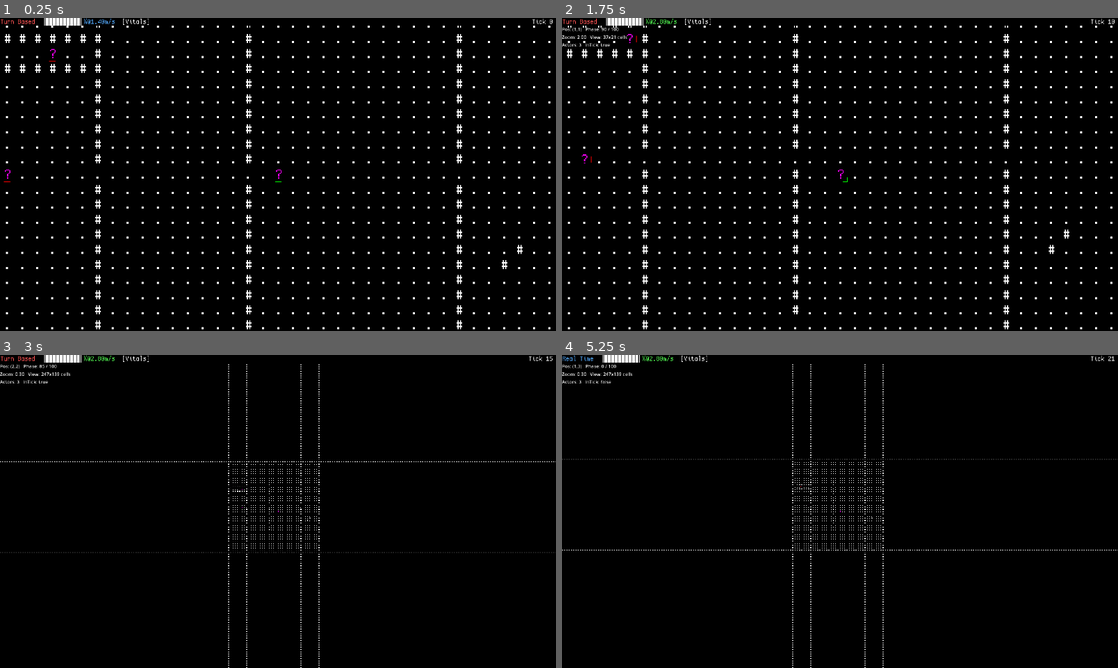
Above: before the commit, frames 1-4 (two rows, left to right).
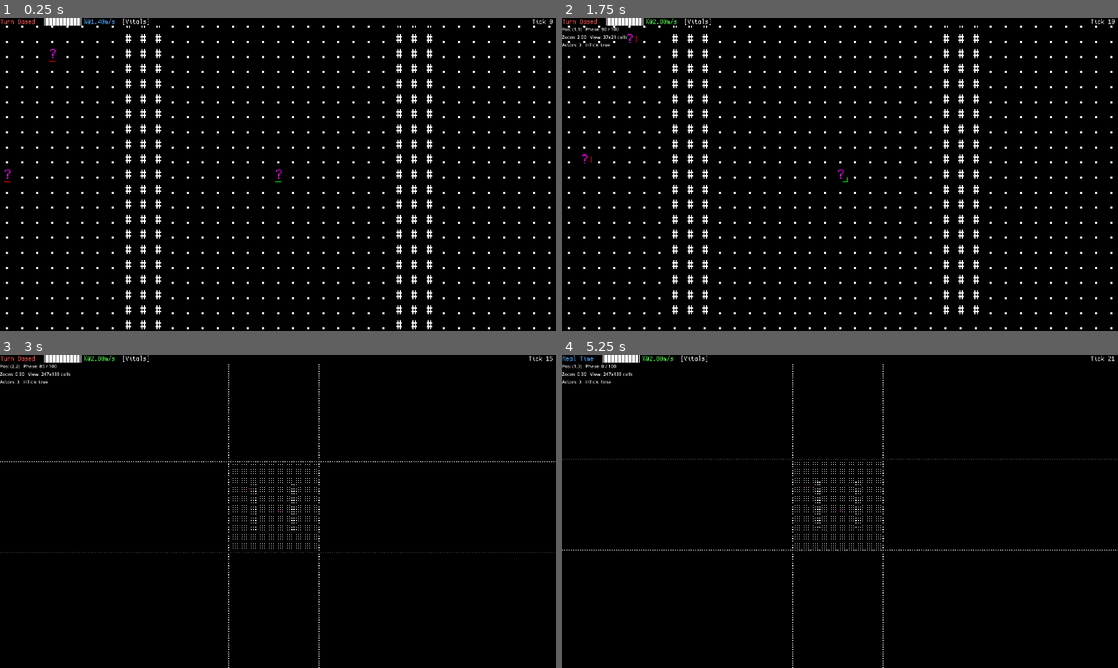
Above: after the commit, the same moments.

Repository: dumbmud/MUD
Game: Godot game, scene res://scenes/Game.tscn
Two runs of this game, one before a commit and one after it. Both use one fixed random seed, a clock stepped at 60 frames per second and the inputs below.
Inputs (mouse positions are in pixels of both pictures, inside the frame that each line leads up to):
- Up to frame 1 (0.25 s): no input
- Up to frame 2 (1.75 s): tap Enter at 0.5 s; move the mouse to (962, 158) at 0.52 s; hold Keypad 3 (move_downright) 0.53-1.25 s; hold S (gait_cycle) 0.53-1.25 s; click (962, 158) at 0.67 s; drag from (728, 190) to (812, 237) at 1.27 s
- Up to frame 3 (3 s): tap Middle mouse button (zoom_reset) at 2 s; move the mouse to (333, 442) at 2.02 s; hold Keypad 3 (move_downright) 2.03-2.75 s; hold Keypad 5 (wait_5) 2.03-2.75 s; drag from (250, 574) to (111, 464) at 2.77 s
- Up to frame 4 (5.25 s): tap Middle mouse button (zoom_reset) at 3.5, 5 s; move the mouse to (1006, 558) at 3.52 s; hold Keypad 1 (move_downleft) 3.53-4.25 s; hold Mouse wheel down (zoom_out) 3.53-4.25 s; drag from (673, 464) to (756, 433) at 4.27 s; move the mouse to (867, 511) at 5.02 s; hold Keypad 2 (move_down) from 5.03 s (still down); hold Tab (time_mode_toggle) from 5.03 s (still down); click (867, 511) at 5.17 s

The runs differ from the first frame. In frame 1, 4.0% of the frame differs, in the area x 0-94%, y 2-100%; in frame 2, 3.8%; in frame 3, 0.3%; in frame 4, 0.3%.

Commit message:
add survival system

Diff:
--- a/autoloads/body_db.gd
+++ b/autoloads/body_db.gd
@@ -68,6 +68,7 @@
 		"size_scale": size_scale,
 		"body_mass_kg": mass_kg,
 		"death_policy": sres.death_policy,
+		"survival": sres.survival,
 		"capacities": caps
 	}
 
@@ -108,6 +109,15 @@
 	# identity/policy
 	actor.death_policy = s.get("death_policy", {})
 
+	var tag_src := s.get("tags", []) as Array
+	var out: Array[StringName] = []
+	for t in tag_src:
+		out.append(StringName(t))
+	actor.tags = out
+
+	actor.species_id = s.get("id", StringName())
+	actor.survival_defaults = s.get("survival", {})
+
 	# body graph (baked dicts)
 	var body: Dictionary = s["body"]
 	actor.body = {"nodes": body.get("nodes", {}), "links": body.get("links", [])}
--- a/bodies/species/human.tres
+++ b/bodies/species/human.tres
@@ -10,7 +10,7 @@
 glyph = "?"
 fg = Color(1, 0, 1, 1)
 graph = ExtResource("1_llrv4")
-tags = Array[StringName]([&"debug"])
+tags = Array[StringName]([&"debug", &"sleep_required", &"solid_excretion", &"requires_gas:oxygen"])
 death_policy = {
 "or": [{
 "organ_destroyed": "controller0"
@@ -21,3 +21,19 @@
 }
 }]
 }
+survival = {
+"diet_eff": {
+"meat": 0.9,
+"plant": 0.6
+},
+"diet_req": {
+"meat_min": 0.1,
+"plant_min": 0.2
+},
+"requires_gas": "oxygen",
+"start_fat_kg": 12.0,
+"temp_band": {
+"max_C": 39.0,
+"min_C": 35.0
+}
+}
--- /dev/null
+++ b/core/support/status.gd
@@ -0,0 +1,54 @@
+# res://core/support/status.gd
+class_name Status
+extends RefCounted
+## Status registry and helpers (status-only survival).
+## - Statuses are species-agnostic string IDs stored on Actor.statuses as {id:bool}.
+## - No effects here. Other systems may read Status.has(actor, id).
+
+const IDS := {
+	&"-h": true, &"-H": true, &"+h": true,      # food
+	&"-t": true, &"-T": true, &"+t": true,      # water
+	&"-s": true, &"-S": true, &"+s": true,      # sleep
+	&"-o": true, &"-O": true, &"+o": true,      # gas
+	&"-c": true, &"-C": true,                   # cold
+	&"-w": true, &"-W": true,                   # heat
+	&"-b": true, &"-B": true,                   # solid waste
+	&"-m": true, &"-M": true,                   # meat craving
+	&"-p": true, &"-P": true                    # plant craving
+}
+
+static func _store(a) -> Dictionary:
+	var d: Dictionary = {}
+	if a != null and typeof(a.statuses) == TYPE_DICTIONARY:
+		d = a.statuses as Dictionary
+	else:
+		d = {}
+		a.statuses = d
+	return d
+
+static func has(a, id: StringName) -> bool:
+	var d: Dictionary = _store(a)
+	return bool(d.get(id, false))
+
+# Renamed from `set` to avoid clashing with Object.set(StringName, Variant)
+static func apply(a, id: StringName, on: bool) -> void:
+	if !IDS.has(id):
+		# allow unknown IDs if desired, or early-return here
+		pass
+	var d: Dictionary = _store(a)
+	var prev: bool = bool(d.get(id, false))
+	if prev == on: return
+	d[id] = on
+	a.statuses = d
+	# Event hooks can be added later (e.g., MessageBus signals).
+
+static func list(a) -> PackedStringArray:
+	var d: Dictionary = _store(a)
+	var out := PackedStringArray()
+	for k in d.keys():
+		if d[k]:
+			out.append(String(k))
+	return out
+
+static func clear(a) -> void:
+	a.statuses = {}
--- /dev/null
+++ b/core/support/survival.gd
@@ -0,0 +1,284 @@
+# res://core/support/survival.gd
+class_name Survival
+extends RefCounted
+## Survival system (status-only).
+## - Species-agnostic. Activation via actor tags and death_policy baked by BodyDB.
+## - No numeric couplings. Only toggles Status IDs while updating simple buffers.
+
+const StatusAPI = preload("res://core/support/status.gd")
+
+const SEC_PER_H := 3600.0
+
+# Food
+const HUNGRY_H := 6.0
+const STARVING_H := 0.0
+const FAT_KCAL_PER_KG := 7700.0
+const BASAL_KCAL_PER_H := 100.0
+const MASS_EXP := 0.75
+
+# Water
+const THIRSTY_H := 8.0
+const DEHYDRATED_H := 0.0
+
+# Sleep (only if sleep_required tag)
+const SLEEPY_AWAKE_H := 16.0
+const EXHAUSTED_AWAKE_H := 24.0
+
+# Gas
+const LO2_FRAC := 0.18
+const HYPOXIC_FRAC := 0.12
+const LO2_ACCUM_S := 10.0
+const HYPOXIC_ACCUM_S := 60.0
+const GAS_BUFFER_S := 60.0
+
+# Temperature
+const COLD_DELTA1 := 1.5
+const COLD_DELTA2 := 3.0
+const HEAT_DELTA1 := 0.5
+const HEAT_DELTA2 := 2.0
+const TEMP_ACCUM_S := 600.0
+const CORE_DRIFT_C_PER_S := 0.003
+
+# Helpers ---------------------------------------------------------------------
+
+static func _mass_scale(actor) -> float:
+	var m : float = max(1.0, float(actor.mass_kg))
+	return pow(m / 70.0, MASS_EXP)
+
+static func _activity_factor(_actor) -> float:
+	return 1.0
+
+static func _ensure_runtime_fields(a) -> void:
+	if a == null or typeof(a.survival) != TYPE_DICTIONARY:
+		return
+	var s: Dictionary = a.survival as Dictionary
+	# gas
+	if s.has("gas") and typeof(s["gas"]) == TYPE_DICTIONARY:
+		var g: Dictionary = s["gas"]
+		if !g.has("accum_low_s"): g["accum_low_s"] = 0.0
+		if !g.has("accum_hyp_s"): g["accum_hyp_s"] = 0.0
+		if !g.has("buffer_s"):    g["buffer_s"]    = GAS_BUFFER_S
+		s["gas"] = g
+	# temp
+	if s.has("temp") and typeof(s["temp"]) == TYPE_DICTIONARY:
+		var t: Dictionary = s["temp"]
+		if !t.has("accum_cold_s"): t["accum_cold_s"] = 0.0
+		if !t.has("accum_heat_s"): t["accum_heat_s"] = 0.0
+		s["temp"] = t
+	a.survival = s
+
+# Public API ------------------------------------------------------------------
+
+static func init_for(a) -> void:
+	var s: Dictionary = {}
+	# Always tracked
+	s["satiety_h"]   = 24.0
+	s["hydration_h"] = 24.0
+	# Sleep opt-in by tag
+	s["awake_h"] = 0.0 if _has_tag(a, &"sleep_required") else null
+	# Gas by tag or death_policy
+	var gas_name: StringName = _required_gas_name_from_actor(a)
+	if String(gas_name) != "":
+		s["gas"] = {"name": gas_name, "buffer_s": GAS_BUFFER_S}
+	else:
+		s["gas"] = null
+	# Temperature
+	s["temp"] = {"core_C": 37.0, "min_C": 35.0, "max_C": 39.0}
+	# Fat reserve
+	s["fat_kg"] = 12.0
+	# Diet stubs
+	s["diet_eff"] = {"plant": 0.5, "meat": 0.5}
+	s["diet_req"] = {"plant_min": 0.0, "meat_min": 0.0}
+	s["ema"] = {"plant_7d": 0.0, "meat_7d": 0.0, "plant_30d": 0.0, "meat_30d": 0.0}
+	# Solid waste opt-in
+	s["stool_units"] = 0.0 if _has_tag(a, &"solid_excretion") else null
+
+	# Actor overrides
+	var sv: Dictionary = {}
+	if a != null and typeof(a.survival_defaults) == TYPE_DICTIONARY:
+		sv = a.survival_defaults as Dictionary
+	# Gas override
+	if sv.has("requires_gas"):
+		var gvar = sv["requires_gas"]
+		var gsn: StringName = (gvar as StringName) if typeof(gvar) == TYPE_STRING_NAME else StringName(str(gvar))
+		s["gas"] = {"name": gsn, "buffer_s": GAS_BUFFER_S}
+	# Temperature band override
+	if sv.has("temp_band") and typeof(sv["temp_band"]) == TYPE_DICTIONARY:
+		var tb: Dictionary = sv["temp_band"]
+		var t: Dictionary = s["temp"]
+		if tb.has("min_C"): t["min_C"] = float(tb["min_C"])
+		if tb.has("max_C"): t["max_C"] = float(tb["max_C"])
+		s["temp"] = t
+	# Start fat
+	if sv.has("start_fat_kg"):
+		s["fat_kg"] = max(0.0, float(sv["start_fat_kg"]))
+	# Diet efficiency
+	if sv.has("diet_eff") and typeof(sv["diet_eff"]) == TYPE_DICTIONARY:
+		var de: Dictionary = sv["diet_eff"]
+		var eff: Dictionary = s["diet_eff"]
+		if de.has("plant"): eff["plant"] = clampf(float(de["plant"]), 0.0, 1.0)
+		if de.has("meat"):  eff["meat"]  = clampf(float(de["meat"]),  0.0, 1.0)
+		s["diet_eff"] = eff
+	# Diet required mix
+	if sv.has("diet_req") and typeof(sv["diet_req"]) == TYPE_DICTIONARY:
+		var dr: Dictionary = sv["diet_req"]
+		var rq: Dictionary = s["diet_req"]
+		if dr.has("plant_min"): rq["plant_min"] = clampf(float(dr["plant_min"]), 0.0, 1.0)
+		if dr.has("meat_min"):  rq["meat_min"]  = clampf(float(dr["meat_min"]),  0.0, 1.0)
+		s["diet_req"] = rq
+	# Optional starting buffers
+	if sv.has("start_satiety_h"):   s["satiety_h"]   = max(0.0, float(sv["start_satiety_h"]))
+	if sv.has("start_hydration_h"): s["hydration_h"] = max(0.0, float(sv["start_hydration_h"]))
+
+	a.survival = s
+	if typeof(a.statuses) != TYPE_DICTIONARY:
+		a.statuses = {}
+	_ensure_runtime_fields(a)
+
+static func tick(a, dt_s: float, env: Dictionary, _tick_i: int) -> void:
+	if a == null or typeof(a.survival) != TYPE_DICTIONARY:
+		return
+	var s: Dictionary = a.survival as Dictionary
+	_ensure_runtime_fields(a)
+	var A: float = _activity_factor(a)
+	var mass_mult: float = _mass_scale(a)
+
+	# 1) Food
+	var sat: float = float(s.get("satiety_h", 0.0))
+	var kcal_per_h: float = BASAL_KCAL_PER_H / mass_mult
+	var satiety_h_drain: float = (kcal_per_h / BASAL_KCAL_PER_H) * (dt_s / SEC_PER_H) * A
+	sat = max(0.0, sat - satiety_h_drain)
+	s["satiety_h"] = sat
+	var hungry: bool = sat < HUNGRY_H and sat > STARVING_H
+	var starving: bool = sat <= STARVING_H
+	StatusAPI.apply(a, &"-h", hungry)
+	StatusAPI.apply(a, &"-H", starving)
+	if starving:
+		var fat: float = float(s.get("fat_kg", 0.0))
+		if fat > 0.0:
+			var deficit_kcal: float = BASAL_KCAL_PER_H * (dt_s / SEC_PER_H)
+			var dkg: float = deficit_kcal / FAT_KCAL_PER_KG
+			fat = max(0.0, fat - dkg)
+			s["fat_kg"] = fat
+
+	# 2) Water
+	var hyd: float = float(s.get("hydration_h", 0.0))
+	var hyd_h_drain: float = (dt_s / SEC_PER_H) * A
+	hyd = max(0.0, hyd - hyd_h_drain)
+	s["hydration_h"] = hyd
+	var thirsty: bool = hyd < THIRSTY_H and hyd > DEHYDRATED_H
+	var dehydr: bool = hyd <= DEHYDRATED_H
+	StatusAPI.apply(a, &"-t", thirsty)
+	StatusAPI.apply(a, &"-T", dehydr)
+
+	# 3) Sleep (opt-in)
+	if s.has("awake_h") and s["awake_h"] != null:
+		var awake: float = float(s["awake_h"]) + (dt_s / SEC_PER_H)
+		s["awake_h"] = awake
+		var sleepy: bool = awake >= SLEEPY_AWAKE_H and awake < EXHAUSTED_AWAKE_H
+		var exhausted: bool = awake >= EXHAUSTED_AWAKE_H
+		StatusAPI.apply(a, &"-s", sleepy)
+		StatusAPI.apply(a, &"-S", exhausted)
+
+	# 4) Gas (opt-in)
+	if s.has("gas") and typeof(s["gas"]) == TYPE_DICTIONARY:
+		var g: Dictionary = s["gas"]
+		var name: StringName = g.get("name", StringName())
+		var frac: float = 0.0
+		if env.has("gas") and typeof(env["gas"]) == TYPE_DICTIONARY:
+			var gdict: Dictionary = env["gas"]
+			frac = float(gdict.get(name, 0.0))
+		var low_now: bool = frac > 0.0 and frac < LO2_FRAC
+		var hyp_now: bool = frac > 0.0 and frac < HYPOXIC_FRAC
+		var acc_low: float = float(g.get("accum_low_s", 0.0))
+		var acc_hyp: float = float(g.get("accum_hyp_s", 0.0))
+		acc_low = acc_low + dt_s if low_now else 0.0
+		acc_hyp = acc_hyp + dt_s if hyp_now else 0.0
+		g["accum_low_s"] = acc_low
+		g["accum_hyp_s"] = acc_hyp
+		var low_status: bool = low_now and acc_low >= LO2_ACCUM_S
+		var hyp_status: bool = hyp_now and acc_hyp >= HYPOXIC_ACCUM_S
+		StatusAPI.apply(a, &"-o", low_status and !hyp_status)
+		StatusAPI.apply(a, &"-O", hyp_status)
+		s["gas"] = g
+
+	# 5) Temperature (universal)
+	if s.has("temp") and typeof(s["temp"]) == TYPE_DICTIONARY:
+		var t: Dictionary = s["temp"]
+		var core: float = float(t.get("core_C", 37.0))
+		var min_C: float = float(t.get("min_C", 35.0))
+		var max_C: float = float(t.get("max_C", 39.0))
+		var amb: float = float(env.get("temp_C", 21.0))
+		var target: float = amb + 1.0 * A
+		var max_step: float = CORE_DRIFT_C_PER_S * dt_s
+		var want: float = target - core
+		var delta: float = clampf(want, -max_step, max_step)
+		core += delta
+		t["core_C"] = core
+
+		var cold_delta: float = (min_C - core)
+		var heat_delta: float = (core - max_C)
+		var acc_cold: float = float(t.get("accum_cold_s", 0.0))
+		var acc_heat: float = float(t.get("accum_heat_s", 0.0))
+		acc_cold = acc_cold + dt_s if cold_delta >= COLD_DELTA1 else 0.0
+		acc_heat = acc_heat + dt_s if heat_delta >= HEAT_DELTA1 else 0.0
+		t["accum_cold_s"] = acc_cold
+		t["accum_heat_s"] = acc_heat
+
+		var chilled: bool = (cold_delta >= COLD_DELTA1) and (acc_cold >= TEMP_ACCUM_S) and (cold_delta < COLD_DELTA2)
+		var hypo: bool = (cold_delta >= COLD_DELTA2) and (acc_cold >= TEMP_ACCUM_S)
+		var overheated: bool = (heat_delta >= HEAT_DELTA1) and (acc_heat >= TEMP_ACCUM_S) and (heat_delta < HEAT_DELTA2)
+		var heatstroke: bool = (heat_delta >= HEAT_DELTA2) and (acc_heat >= TEMP_ACCUM_S)
+		StatusAPI.apply(a, &"-c", chilled and !hypo)
+		StatusAPI.apply(a, &"-C", hypo)
+		StatusAPI.apply(a, &"-w", overheated and !heatstroke)
+		StatusAPI.apply(a, &"-W", heatstroke)
+
+		s["temp"] = t
+
+	a.survival = s
+
+# Stubs for future phases -----------------------------------------------------
+
+static func ingest(_a, _plant_kcal: float, _meat_kcal: float, _water_L: float) -> void:
+	pass
+
+static func void_solid(_a) -> void:
+	pass
+
+# Tag/policy helpers ----------------------------------------------------------
+
+static func _has_tag(a, tag: StringName) -> bool:
+	if a == null: return false
+	if typeof(a.tags) == TYPE_ARRAY:
+		return (tag in a.tags)
+	return false
+
+static func _required_gas_name_from_actor(a) -> StringName:
+	if a == null: return &""
+	if typeof(a.tags) == TYPE_ARRAY:
+		for t in a.tags:
+			if typeof(t) == TYPE_STRING_NAME:
+				var s := String(t)
+				if s.begins_with("requires_gas:"):
+					return StringName(s.get_slice(":", 1))
+	if typeof(a.death_policy) == TYPE_DICTIONARY:
+		var found := _dfs_channel_name(a.death_policy)
+		if found != &"": return found
+	return &""
+
+static func _dfs_channel_name(x) -> StringName:
+	var T := typeof(x)
+	if T == TYPE_DICTIONARY:
+		if x.has("channel_depleted"):
+			var cd = x["channel_depleted"]
+			if typeof(cd) == TYPE_DICTIONARY and cd.has("name"):
+				return StringName(cd["name"])
+		for k in x.keys():
+			var r := _dfs_channel_name(x[k])
+			if r != &"": return r
+	elif T == TYPE_ARRAY:
+		for v in x:
+			var r := _dfs_channel_name(v)
+			if r != &"": return r
+	return &""
--- a/core/world/world_api.gd
+++ b/core/world/world_api.gd
@@ -1,4 +1,4 @@
-# res://world/world_api.gd
+# res://core/world/world_api.gd
 class_name WorldAPI
 extends Node
 ## Contract for worlds used by SimCore/SimManager.
@@ -11,3 +11,19 @@
 
 func glyph(_p: Vector2i) -> String:
 	return " "
+
+## Survival/environment snapshot for a grid cell.
+## Keys:
+## - medium: one of &"air"|&"water"|&"vacuum"|&"substrate"
+## - gas: Dictionary of gas fractions by name, e.g., {&"oxygen": 0.21}
+## - temp_C: ambient temperature in Celsius
+## - humidity: 0.0..1.0
+## - water_available: bool, whether drinking is possible here without an item
+func environment_at(_p: Vector2i) -> Dictionary:
+	return {
+		"medium": &"air",
+		"gas": {&"oxygen": 0.21},
+		"temp_C": 21.0,
+		"humidity": 0.5,
+		"water_available": false
+	}
--- a/core/world/world_test.gd
+++ b/core/world/world_test.gd
@@ -1,4 +1,4 @@
-# res://world/world_test.gd
+# res://core/world/world_test.gd
 class_name WorldTest
 extends WorldAPI
 
@@ -14,23 +14,9 @@
 	# 0) Outer border
 	if p.x == GRID_MIN.x or p.x == GRID_MAX.x or p.y == GRID_MIN.y or p.y == GRID_MAX.y:
 		return true
-
-	# 1) Partitions with door gaps at y=0
-	if p.x == -12 and p.y != 0: return true
-	if p.x == 12  and p.y != 0: return true
-
-	# Left section: race lane
-	if (p.y == -9 or p.y == -7) and _in_x(p.x, -18, -13):
-		return true
-
-	# Center: doorway choke at x=-2, gap at y=0
-	if p.x == -2 and _in_y(p.y, -10, 10) and p.y != 0:
-		return true
-
-	# Right: corner-touch blocker
-	if p == Vector2i(15, 6) or p == Vector2i(16, 5):
-		return true
-
+	# 1) Simple obstacles
+	if _in_x(p.x, -10, -8) and _in_y(p.y, -10, 10): return true
+	if _in_x(p.x, 8, 10) and _in_y(p.y, -10, 10): return true
 	return false
 
 func _is_inside(p: Vector2i) -> bool:
@@ -43,3 +29,14 @@
 	if is_wall(p): return "#"
 	if is_passable(p): return "."
 	return " "
+
+# Environment defaults for test world.
+func environment_at(p: Vector2i) -> Dictionary:
+	# Constant for now. Variation can be added later.
+	return {
+		"medium": &"air",
+		"gas": {&"oxygen": 0.21},
+		"temp_C": 21.0,
+		"humidity": 0.5,
+		"water_available": false
+	}
--- a/creatures/_types/actor.gd
+++ b/creatures/_types/actor.gd
@@ -3,6 +3,13 @@
 ##
 ## Actor — BodyGraph era. No zone_* fields. No organs_*.
 ## Stamina is a pool dict.
+
+var species_id: StringName = &""
+var tags: Array[StringName] = []           # species tags copied from BodyDB
+var death_policy: Dictionary = {}          # species death policy
+var survival_defaults: Dictionary = {}     # species survival overrides
+var survival: Dictionary = {}              # runtime survival buffers (Survival.init_for fills)
+var statuses: Dictionary = {}              # active status flags {id: bool}
 
 # Identity / position
 var actor_id: int
@@ -26,7 +33,6 @@
 
 # Instance knobs / death policy
 var size_scale: float = 1.0
-var death_policy: Dictionary = {}
 var mass_kg: float = 0.0
 
 # Display
--- a/creatures/_types/species.gd
+++ b/creatures/_types/species.gd
@@ -20,3 +20,6 @@
 @export var size_scale: float = 1.0
 @export var death_policy: Dictionary = {}
 @export var body_mass_kg: float = 70.0
+
+# Survival knobs (species-local defaults and requirements)
+@export var survival: Dictionary = {}
--- a/scenes/game_boot.gd
+++ b/scenes/game_boot.gd
@@ -24,6 +24,7 @@
 	InputManager.set_player_controller(pc)  # also registers controller with GameLoop
 
 	# Debug NPCs
+	# TODO fix fallback npc
 	_spawn_npc(sim, 1, &"human", Vector2i(-15, -8), Vector2i(1, 0))
 	_spawn_npc(sim, 2, &"human", Vector2i(-18, 0),  Vector2i(1, 0))
 
--- a/scenes/sim_manager.gd
+++ b/scenes/sim_manager.gd
@@ -40,6 +40,7 @@
 	controller_by_id[a.actor_id] = src
 	activity_by_id[a.actor_id] = null
 	GridOccupancy.claim(a.actor_id, a.grid_pos)
+	Survival.init_for(a)
 
 func get_actor(id: int) -> Actor:
 	return actor_by_id.get(id, null)
@@ -130,10 +131,16 @@
 func _end_tick() -> void:
 	if !in_tick:
 		return
+	var dt := float(PHASE_PER_TICK) * 0.001  # 100 ms/tick -> 0.1 s
+
+	for a in actors:
+		var env := world.environment_at(a.grid_pos) if world != null else {
+			"medium": &"air", "gas": {&"oxygen": 0.21}, "temp_C": 21.0, "humidity": 0.5, "water_available": false
+		}
+		Survival.tick(a, dt, env, tick_count)
 
 	# TODO tie into survival system
 	# background stamina regen for all actors
-	var dt := float(PHASE_PER_TICK) * 0.001  # 100 ms/tick ⇒ 0.1 s
 	for a in actors:
 		var st: Dictionary = a.stamina
 		var v := float(st.get("value", 0.0))
--- a/tools/gen_human.gd
+++ b/tools/gen_human.gd
@@ -9,6 +9,7 @@
 
 const GRAPH_OUT   := "res://bodies/plans/Human.graph.tres"
 const SPECIES_OUT := "res://bodies/species/human.tres"
+const SPECIES_SCRIPT := preload("res://creatures/_types/species.gd")
 
 const SKIN_HP := 100
 const SOFT_HP := 100
@@ -34,6 +35,11 @@
 
 	get_editor_interface().get_resource_filesystem().scan()
 	print("Generated:", GRAPH_OUT, "and", SPECIES_OUT)
+
+func _new_species() -> Species:
+	var res := Resource.new()
+	res.set_script(SPECIES_SCRIPT)
+	return res as Species
 
 # ── Builders ─────────────────────────────────────────────────────────────────
 
@@ -118,22 +124,33 @@
 	return g
 
 func _build_human_species(graph_path:String) -> Species:
-	var s := Species.new()
+	var s := _new_species()
 	s.id = &"human"
 	s.display_name = "Human"
 	s.glyph = "?"
-	s.fg = Color(1, 0, 1, 1)   # magenta fallback glyph
+	s.fg = Color(1, 0, 1, 1)
 	s.graph = load(graph_path)
-	s.tags = [&"debug"]
+	# Tags
+	s.tags = [&"debug", &"sleep_required", &"solid_excretion", &"requires_gas:oxygen"]
+	# Policy / physicals
 	s.size_scale = 1.0
 	s.death_policy = {
 		"or": [
-			{"organ_destroyed": "controller0"}, # placeholder; controller by policy
+			{"organ_destroyed": "controller0"},
 			{"channel_depleted": {"name": "oxygen", "ticks": 300}}
 		]
 	}
 	s.body_mass_kg = 70.0
-	return s
+	# Survival defaults
+	s.survival = {
+		"diet_eff": {"plant": 0.6, "meat": 0.9},
+		"diet_req": {"plant_min": 0.2, "meat_min": 0.1},
+		"temp_band": {"min_C": 35.0, "max_C": 39.0},
+		"requires_gas": "oxygen",
+		"start_fat_kg": 12.0
+	}
+	return s
+
 
 # ── Node/socket/port helpers ─────────────────────────────────────────────────
 
Not shown, added: core/support/status.gd.uid
Not shown, added: core/support/survival.gd.uid
Not shown, changed: .gitignore
